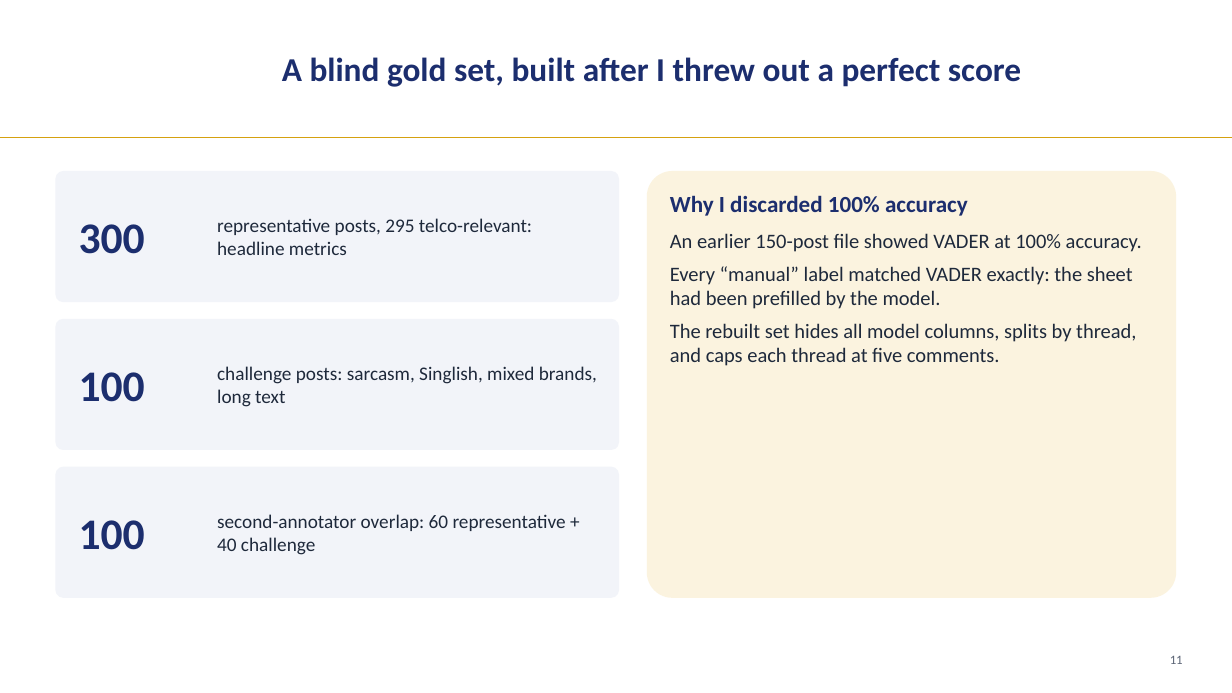
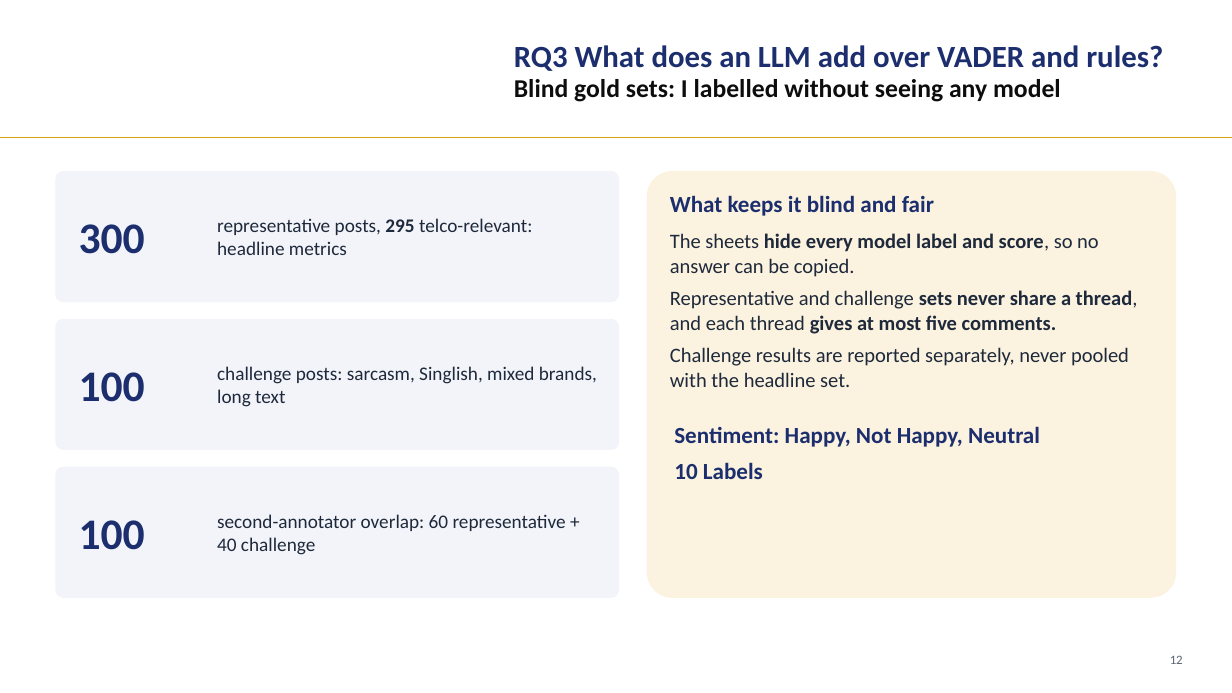
Before and after one commit to LizLicense/Public-Sentiment-Analysis-LLM-powered-Issue-Extraction, a slide deck: slide 12 of presentation/capstone_walkthrough.pptx (slide 11 before the commit). Drawn at 1232x693 pixels with LibreOffice and Linux fonts; fonts in the diff are those of the drawing; background and template pictures are left out. Boxes give left, top, right and bottom in pixels: in the first picture for what was removed or moved away, otherwise in the second. Text is boxed around its words. In the diff, an @@ line names an element or a change of style, - is before the commit and + after.

Commit message:
Update deck

```diff
--- a/presentation/capstone_walkthrough.pptx
+++ b/presentation/capstone_walkthrough.pptx
@@ text at [514, 45, 1163, 102]: text changed; size 26 to 20 pt; text colour #1C2E6E to #0D0D0D @@
-A blind gold set, built after I threw out a perfect score
+RQ3 What does an LLM add over VADER and rules?
+Blind gold sets: I labelled without seeing any model
@@ text at [670, 195, 934, 216]: text changed @@
-Why I discarded 100% accuracy
+What keeps it blind and fair
@@ text "representative posts, 295 telco-relevant: headline ..." at [217, 218, 532, 255]: bold on in "295" @@
@@ text at [670, 233, 1138, 387]: text changed @@
-An earlier 150-post file showed VADER at 100% accuracy.
-Every “manual” label matched VADER exactly: the sheet had been prefilled by the model.
-The rebuilt set hides all model columns, splits by thread, and caps each thread at five comments.
+The sheets hide every model label and score, so no answer can be copied.
+Representative and challenge sets never share a thread, and each thread gives at most five comments.
+Challenge results are reported separately, never pooled with the headline set.
@@ text added at [674, 426, 1040, 479], 18 pt, text #1C2E6E, bold @@
+Sentiment: Happy, Not Happy, Neutral
+10 Labels
@@ text at [1170, 655, 1183, 664]: text changed @@
-11
+12
```
Also in this commit, not shown: 32 other slides changed, 3 slides added, 17 other files.
